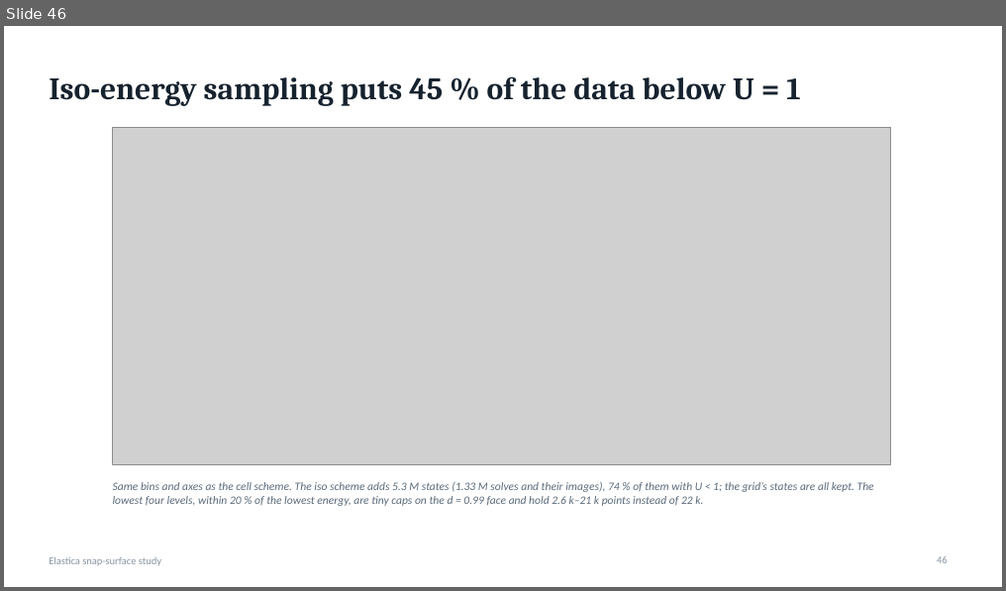
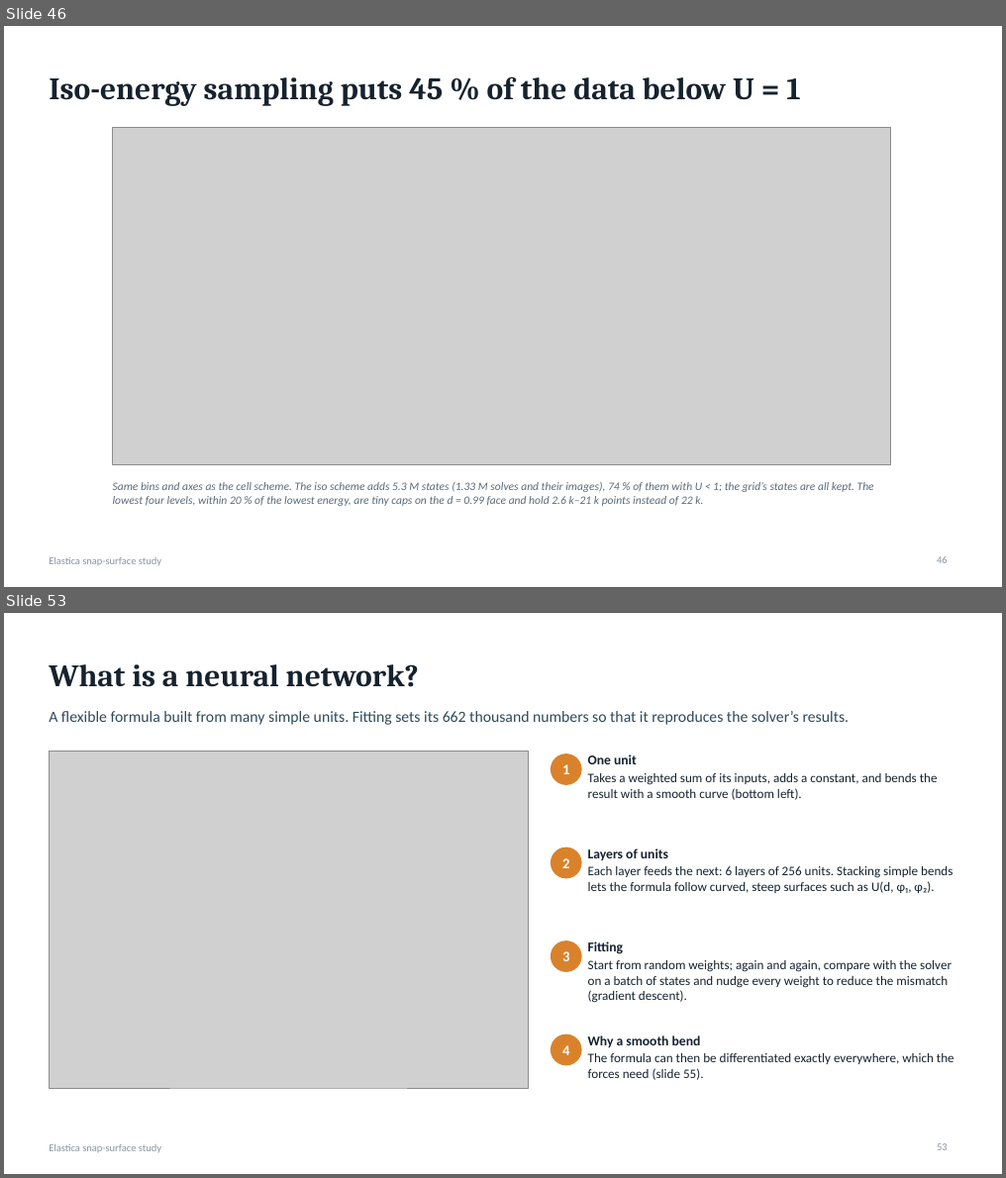
Before and after one commit to grraxx/elastica, a slide deck: presentation/elastica_snap_surface.pptx. Shown one above the other, each under a label of ours: slide 46 before the commit, slides 46 and 53 after it; the slides between them are not shown. The pictures are 1006x591 and 1006x1178 pixels, drawn with LibreOffice and Linux fonts; fonts in the diff are those of the drawing; grey boxes stand for pictures. Boxes give left, top, right and bottom in pixels: in the first picture for what was removed or moved away, otherwise in the second. Text is boxed around its words. In the diff, an @@ line names an element or a change of style, - is before the commit and + after.

```diff
--- a/presentation/elastica_snap_surface.pptx
+++ b/presentation/elastica_snap_surface.pptx
@@ slide 53 added at (x1=4, y1=613, x2=1002, y2=1174), background #FFFFFF; not listed: 1 template element that a slide beside it also shows @@
@@ title added at (x1=49, y1=664, x2=419, y2=687), 30 pt, text #16222E, bold @@
+What is a neural network?
@@ text added at (x1=49, y1=711, x2=849, y2=725), 15 pt, text #2E4A5C @@
+A flexible formula built from many simple units. Fitting sets its 662 thousand numbers so that it reproduces the solver’s results.
@@ picture added at (x1=49, y1=752, x2=528, y2=1088) @@
@@ ellipse added at (x1=550, y1=754, x2=582, y2=785), fill #D9822B, 14 pt, text #FFFFFF, bold @@
+1
@@ text added at (x1=588, y1=755, x2=938, y2=800), 12.5 pt, text #16222E @@
+One unit
+Takes a weighted sum of its inputs, adds a constant, and bends the result with a smooth curve (bottom left).
@@ ellipse added at (x1=550, y1=848, x2=582, y2=878), fill #D9822B, 14 pt, text #FFFFFF, bold @@
+2
@@ text added at (x1=588, y1=849, x2=952, y2=893), 12.5 pt, text #16222E @@
+Layers of units
+Each layer feeds the next: 6 layers of 256 units. Stacking simple bends lets the formula follow curved, steep surfaces such as U(d, φ₁, φ₂).
@@ ellipse added at (x1=550, y1=941, x2=582, y2=972), fill #D9822B, 14 pt, text #FFFFFF, bold @@
+3
@@ text added at (x1=588, y1=942, x2=951, y2=1003), 12.5 pt, text #16222E @@
+Fitting
+Start from random weights; again and again, compare with the solver on a batch of states and nudge every weight to reduce the mismatch (gradient descent).
@@ ellipse added at (x1=550, y1=1035, x2=582, y2=1065), fill #D9822B, 14 pt, text #FFFFFF, bold @@
+4
@@ text added at (x1=588, y1=1036, x2=954, y2=1080), 12.5 pt, text #16222E @@
+Why a smooth bend
+The formula can then be differentiated exactly everywhere, which the forces need (slide 55).
@@ page number added at (x1=937, y1=1144, x2=947, y2=1151), 10 pt, text #8A96A3 @@
+53
```
Also in this commit, not shown: 19 other slides added, 48 other files.
